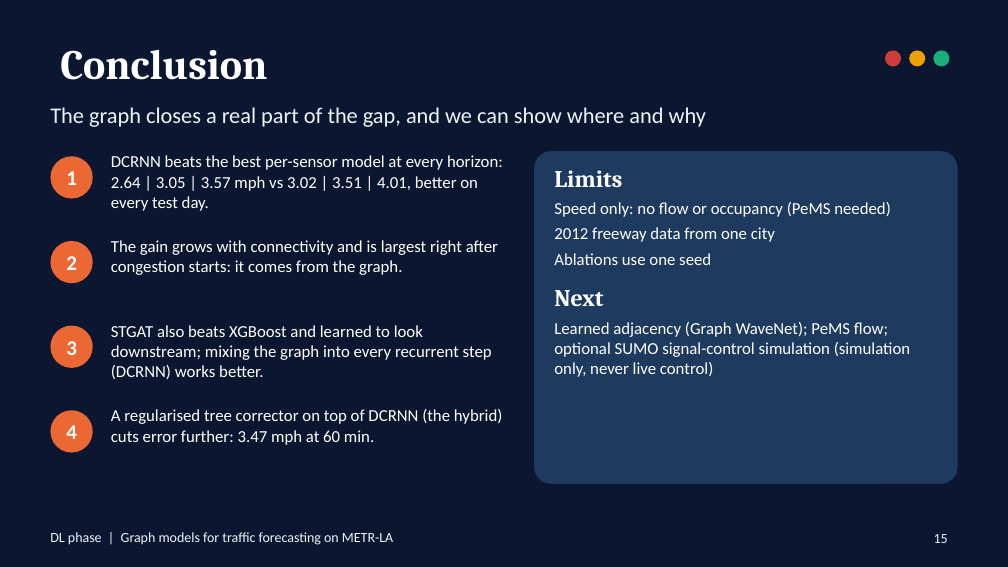
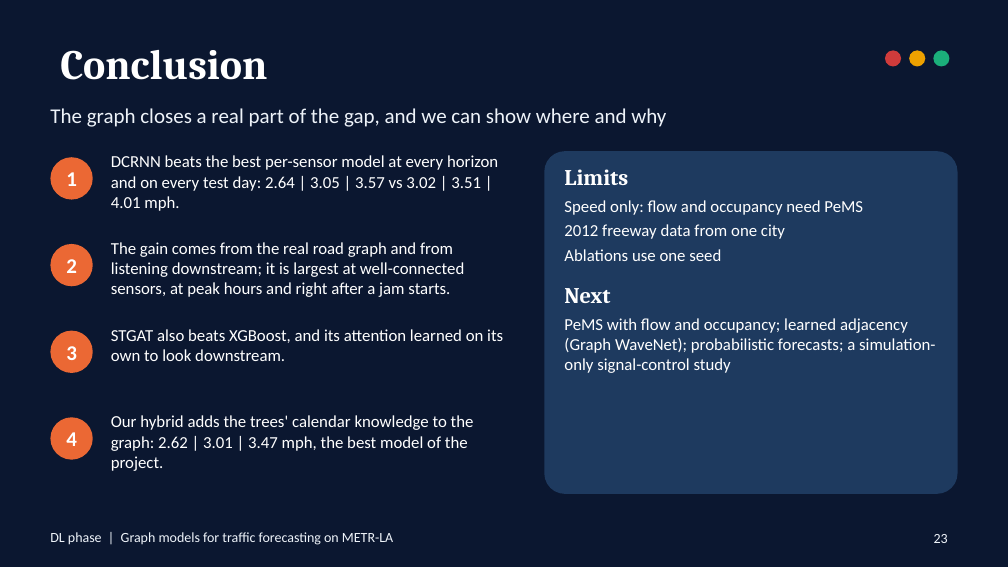
Before and after one commit to ManasSaxena14/MetroFlow_MachineAndDeepLearning, a slide deck: slide 23 of docs/presentation/DL_Graph_Models.pptx (slide 15 before the commit). Drawn at 1008x567 pixels with LibreOffice and Linux fonts; fonts in the diff are those of the drawing. Boxes give left, top, right and bottom in pixels: in the first picture for what was removed or moved away, otherwise in the second. Text is boxed around its words. In the diff, an @@ line names an element or a change of style, - is before the commit and + after.

```diff
--- a/docs/presentation/DL_Graph_Models.pptx
+++ b/docs/presentation/DL_Graph_Models.pptx
@@ text "The graph closes a real ..." at (x1=50, y1=108, x2=666, y2=127): size 16 to 15 pt @@
@@ text at (x1=111, y1=155, x2=498, y2=211): text changed @@
-DCRNN beats the best per-sensor model at every horizon: 2.64 | 3.05 | 3.57 mph vs 3.02 | 3.51 | 4.01, better on every test day.
+DCRNN beats the best per-sensor model at every horizon and on every test day: 2.64 | 3.05 | 3.57 vs 3.02 | 3.51 | 4.01 mph.
@@ rounded rectangle resized from (x1=534, y1=151, x2=958, y2=484) to (x1=544, y1=151, x2=958, y2=494) @@
@@ rounded rectangle at (x1=544, y1=151, x2=958, y2=494): proportions changed @@
@@ text at (x1=564, y1=169, x2=785, y2=303): size 17 to 16 pt in "Limits", "Next"; less space between paragraphs; more space between paragraphs @@
@@ text "Limits" moved from (x1=554, y1=170, x2=910, y2=377) to (x1=564, y1=169, x2=935, y2=373) @@
@@ text at (x1=564, y1=200, x2=863, y2=215): text changed @@
-Speed only: no flow or occupancy (PeMS needed)
+Speed only: flow and occupancy need PeMS
@@ text at (x1=111, y1=242, x2=464, y2=297): text changed @@
-The gain grows with connectivity and is largest right after congestion starts: it comes from the graph.
+The gain comes from the real road graph and from listening downstream; it is largest at well-connected sensors, at peak hours and right after a jam starts.
@@ text at (x1=111, y1=329, x2=503, y2=361): text changed @@
-STGAT also beats XGBoost and learned to look downstream; mixing the graph into every recurrent step (DCRNN) works better.
+STGAT also beats XGBoost, and its attention learned on its own to look downstream.
@@ text at (x1=564, y1=318, x2=935, y2=373): text changed @@
-Learned adjacency (Graph WaveNet); PeMS flow; optional SUMO signal-control simulation (simulation only, never live control)
+PeMS with flow and occupancy; learned adjacency (Graph WaveNet); probabilistic forecasts; a simulation-only signal-control study
@@ 2 texts, 2 ellipses moved together from (x1=50, y1=326, x2=93, y2=453) to (x1=50, y1=331, x2=93, y2=460) @@
@@ text at (x1=111, y1=415, x2=474, y2=471): text changed @@
-A regularised tree corrector on top of DCRNN (the hybrid) cuts error further: 3.47 mph at 60 min.
+Our hybrid adds the trees' calendar knowledge to the graph: 2.62 | 3.01 | 3.47 mph, the best model of the project.
@@ page number at (x1=934, y1=534, x2=948, y2=543): text changed @@
-15
+23
```
Also in this commit, not shown: 10 other slides changed, 14 slides added, 5 slides removed, 21 other files.
